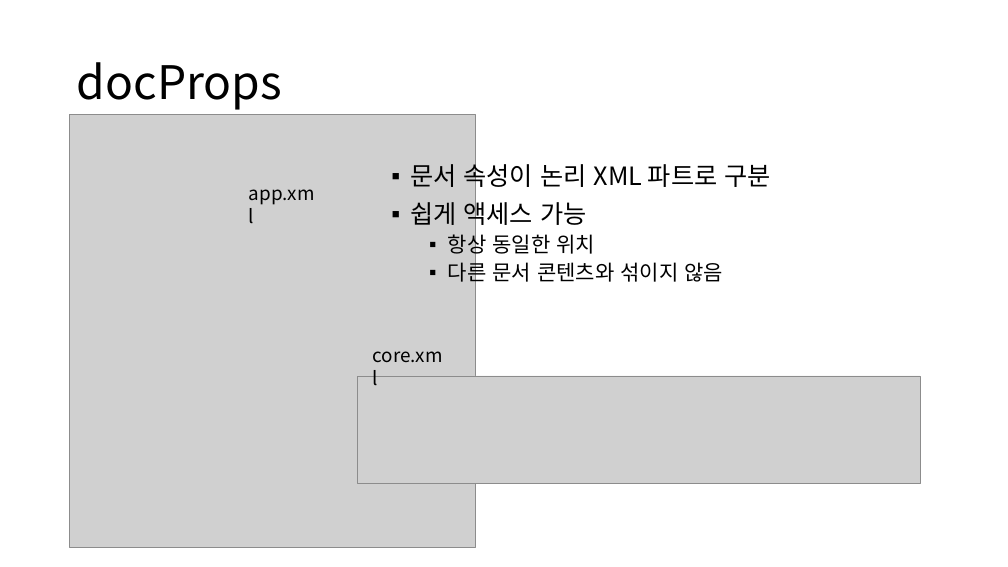
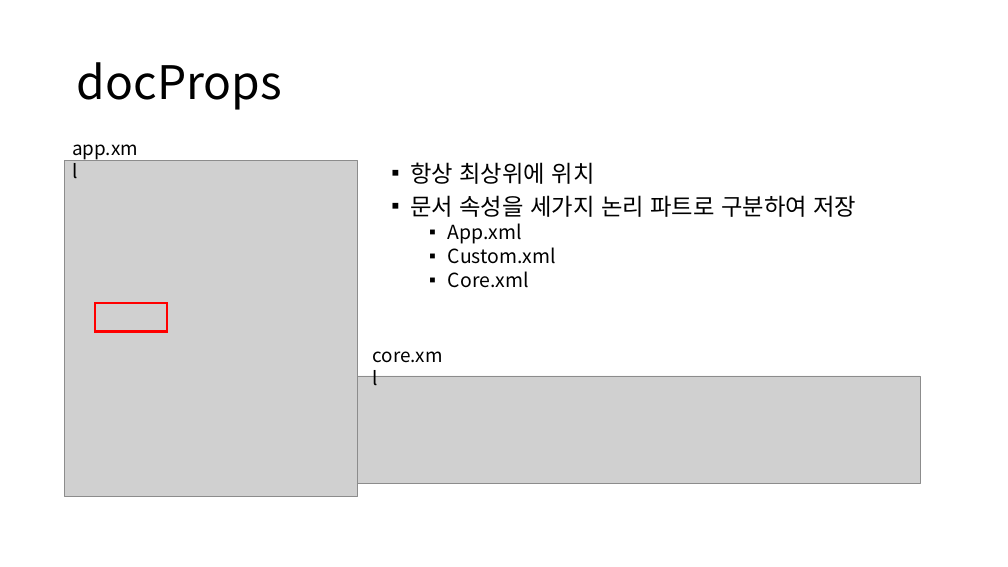
Before and after one commit to meshabber/Inventive-Design-Project-II, a slide deck: slide 6 of docs/Analayze/161101.pptx (slide 4 before the commit). Drawn at 1008x567 pixels with LibreOffice and Linux fonts; fonts in the diff are those of the drawing; grey boxes stand for pictures. Boxes give left, top, right and bottom in pixels: in the first picture for what was removed or moved away, otherwise in the second. Text is boxed around its words. In the diff, an @@ line names an element or a change of style, - is before the commit and + after.

```diff
--- a/docs/Analayze/161101.pptx
+++ b/docs/Analayze/161101.pptx
@@ text "app.xml" rewrapped from [249, 166, 643, 205] to [72, 144, 138, 161] @@
@@ picture: place and size @@
-picture at [70, 115, 476, 547]
+picture at [65, 160, 358, 497]
@@ text at [410, 162, 857, 264]: text changed; size 24 to 22.2 pt @@
-▪ 문서 속성이 논리 XML 파트로 구분
-▪ 쉽게 액세스 가능
-  ▪ 항상 동일한 위치
-  ▪ 다른 문서 콘텐츠와 섞이지 않음
+▪ 항상 최상위에 위치
+▪ 문서 속성을 세가지 논리 파트로 구분하여 저장
+  ▪ App.xml
+  ▪ Custom.xml
+  ▪ Core.xml
@@ rectangle added at [95, 303, 167, 332], outline #FF0000 2.25 pt @@
```
Also in this commit, not shown: 6 other slides changed, 5 slides added.
